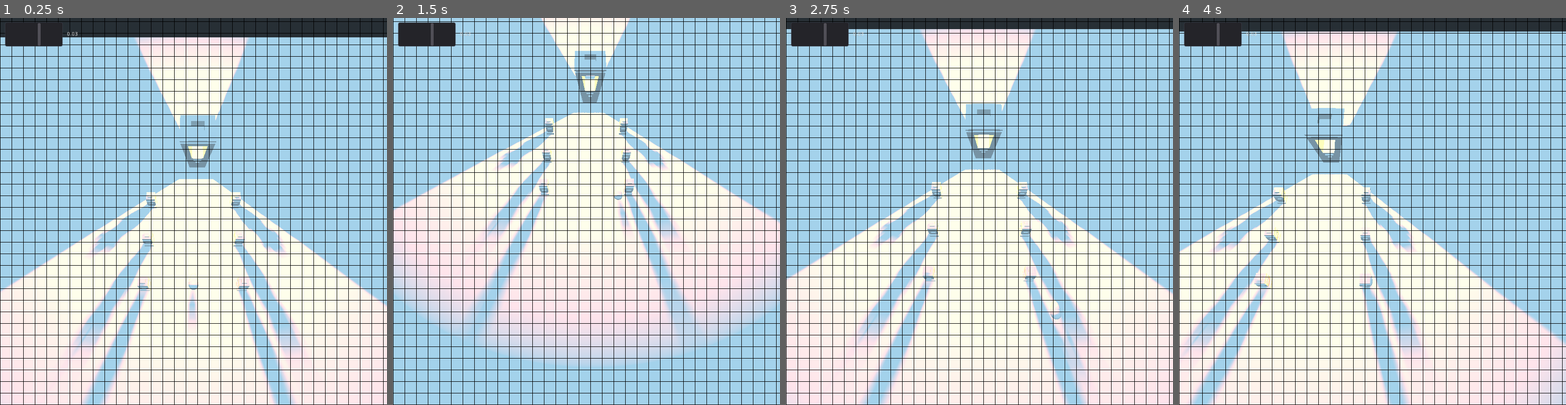
Above: before the commit, frames 1-4 (left to right).
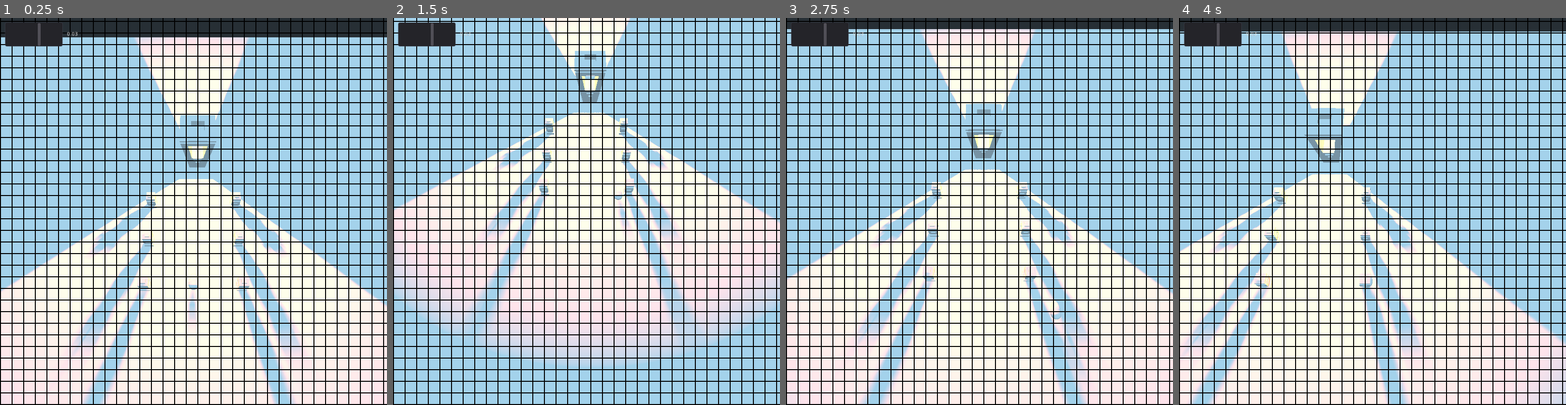
Above: after the commit, the same moments.

Repository: EpEpDragon/Project-Almond
Game: Godot game, scene res://Scenes/Spatial.tscn
Two runs of this game, one before a commit and one after it. Both use one fixed random seed, a clock stepped at 60 frames per second and the inputs below.
Inputs:
- Up to frame 1 (0.25 s): no input
- Up to frame 2 (1.5 s): tap Enter at 0.5 s; hold D (right) 0.53-1.28 s; hold Keypad 2 (camBackward) 0.53-1.28 s; hold S (backward) from 1.28 s (still down); tap Keypad 5 (camDown) at 1.35 s
- Up to frame 3 (2.75 s): release S (backward) at 2.03 s; hold D (right) from 2.03 s (still down); hold Keypad 8 (camForward) from 2.03 s (still down)
- Up to frame 4 (4 s): release D (right) at 2.78 s; release Keypad 8 (camForward) at 2.78 s; hold W (forward) 2.78-3.53 s; tap Keypad 4 (camLeft) at 2.85 s; tap Space at 3.5 s; hold A (left) from 3.53 s (still down); hold Keypad 6 (camRight) from 3.53 s (still down)

The runs differ from the first frame. In frame 1, 7.9% of the frame differs, in the area x 0-100%, y 0-100%; in frame 2, 7.9%; in frame 3, 7.9%; in frame 4, 7.9%.

Commit message:
Aspect ratio scaling
Added aspect ratio scaling to pixel grid. Aspect ratio is sent from script to shader.

Diff:
--- a/Pixelatorifier/Pixel_Canvas_Setup.gd
+++ b/Pixelatorifier/Pixel_Canvas_Setup.gd
@@ -1,6 +1,7 @@
 extends ColorRect
 
 var pixel_clamp
+var screen_size
 
 func _ready():
 	pass
@@ -9,5 +10,8 @@
 	margin_right = get_viewport_rect().size.x
 	margin_bottom = get_viewport_rect().size.y
 
+	screen_size = get_viewport_rect().size
 	pixel_clamp = get_child(0).value
+	print(screen_size.x/screen_size.y)
+	self.get_material().set_shader_param("aspect_ratio", screen_size.x/screen_size.y)
 	self.get_material().set_shader_param("pixel_clamp", pixel_clamp)
--- a/Pixelatorifier/Pixel_Grid.shader
+++ b/Pixelatorifier/Pixel_Grid.shader
@@ -1,13 +1,18 @@
 shader_type canvas_item;
 
+uniform float aspect_ratio; // X base
 uniform float pixel_clamp = 0.003;
 
 void fragment()
 {
+	float x = pixel_clamp / aspect_ratio;
+	float y = pixel_clamp;
+
 	vec2 uv = SCREEN_UV;
-	vec2 muv = mod(uv, pixel_clamp);
-	if (muv.x <= 0.001 || muv.y <=0.001)
+	vec2 muv = mod(uv, vec2(x, y));
+	if (muv.x <= 0.002 || muv.y <=0.002)
 		COLOR.rgb = vec3(0,0,0);
 	else
 		COLOR.rgb = textureLod(SCREEN_TEXTURE,uv,0).rgb;
+
 }
--- a/Pixelatorifier/Pixel_Material.tres
+++ b/Pixelatorifier/Pixel_Material.tres
@@ -4,4 +4,5 @@
 
 [resource]
 shader = ExtResource( 1 )
+shader_param/aspect_ratio = null
 shader_param/pixel_clamp = 0.004
